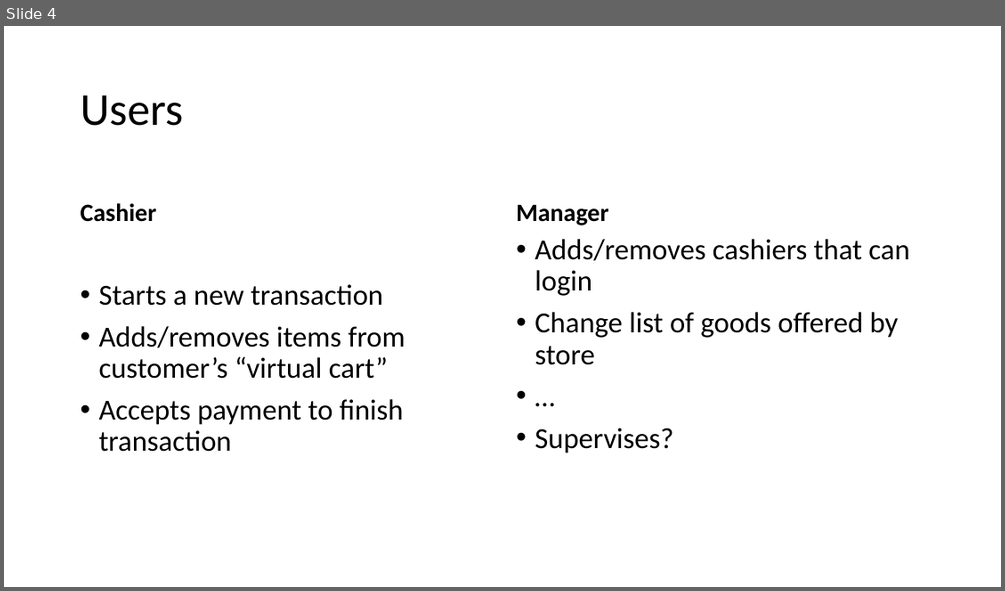
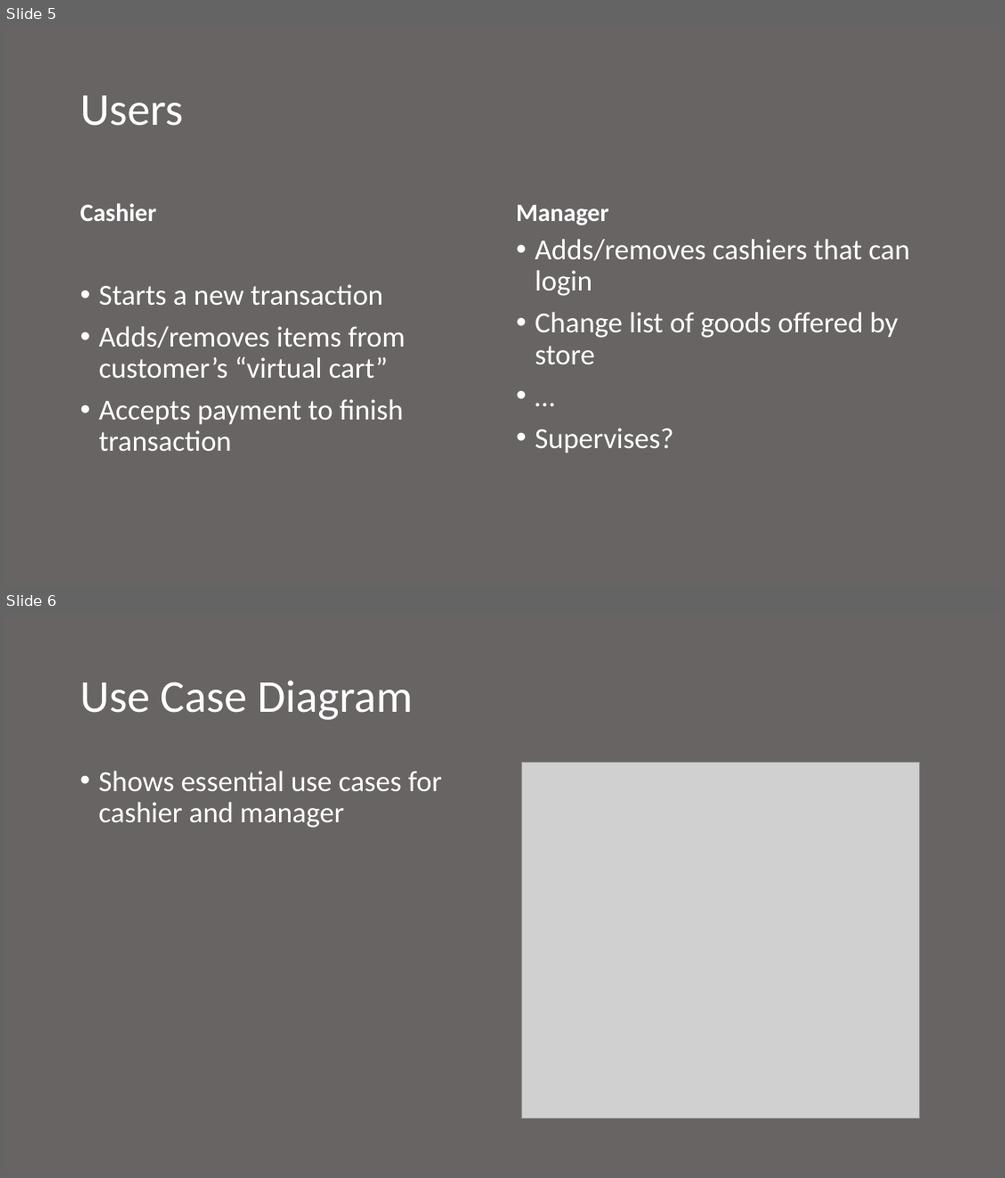
Before and after one commit to boltu11/DashForCash, a slide deck: Presentation.pptx. Shown one above the other, each under a label of ours: slide 4 before the commit, slides 5 and 6 after it. The pictures are 1005x591 and 1005x1178 pixels, drawn with LibreOffice and Linux fonts; fonts in the diff are those of the drawing; grey boxes stand for pictures. Boxes give left, top, right and bottom in pixels: in the first picture for what was removed or moved away, otherwise in the second. Text is boxed around its words. In the diff, an @@ line names an element or a change of style, - is before the commit and + after.

Commit message:
Updated Powerpoint. Included some UML diagrams

```diff
--- a/Presentation.pptx
+++ b/Presentation.pptx
@@ slide 6 added at (x1=4, y1=613, x2=1001, y2=1174), background #696464 @@
@@ title added at (x1=80, y1=681, x2=413, y2=720), 44 pt, text #FFFFFF @@
+Use Case Diagram
@@ text added at (x1=98, y1=771, x2=442, y2=827), 28 pt, text #FFFFFF @@
+• Shows essential use cases for cashier and manager
@@ picture added at (x1=521, y1=763, x2=919, y2=1119) @@
@@ what was slide 4 is now slide 5 @@
@@ slide 5 changed as well @@
@@ background #FFFFFF to #696464 @@
@@ text colour #000000 to #FFFFFF in 5 elements at (x1=81, y1=95, x2=184, y2=126), (x1=81, y1=203, x2=157, y2=221), (x1=99, y1=284, x2=405, y2=451), (x1=516, y1=205, x2=608, y2=225), (x1=534, y1=239, x2=909, y2=453) @@
```
Also in this commit, not shown: 8 other slides changed, 5 other slides added, 2 other files.
